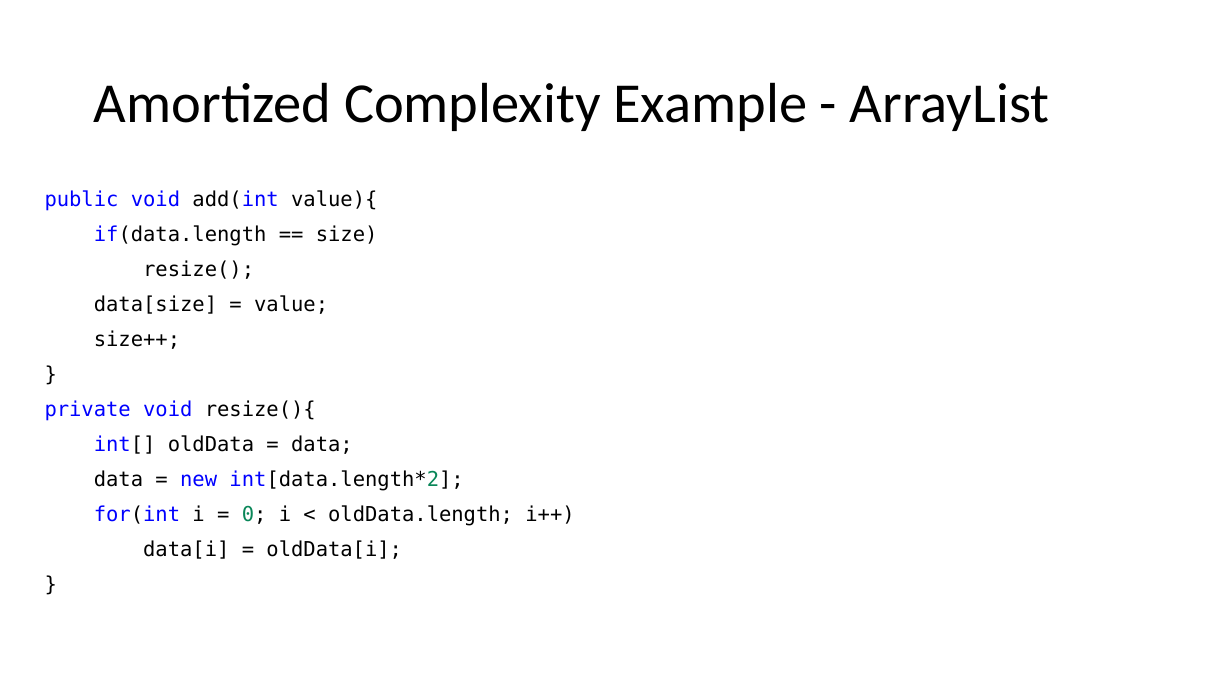
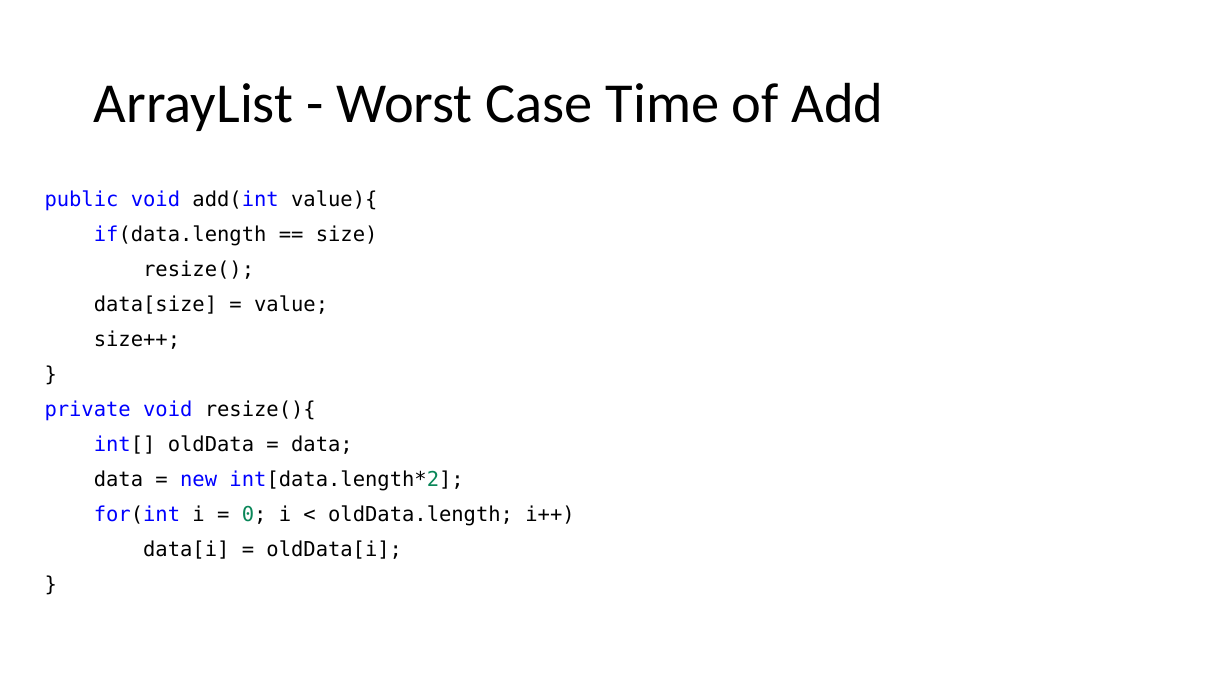
Before and after one commit to natebrunelle/cse332, a slide deck: slide 31 of markdown/files/slides/lecture2_analysis1.pptx (slide 29 before the commit). Drawn at 1232x693 pixels with LibreOffice and Linux fonts; fonts in the diff are those of the drawing; grey boxes stand for pictures. Boxes give left, top, right and bottom in pixels: in the first picture for what was removed or moved away, otherwise in the second. Text is boxed around its words. In the diff, an @@ line names an element or a change of style, - is before the commit and + after.

```diff
--- a/markdown/files/slides/lecture2_analysis1.pptx
+++ b/markdown/files/slides/lecture2_analysis1.pptx
@@ title at (x1=94, y1=82, x2=884, y2=131): text changed @@
-Amortized Complexity Example - ArrayList
+ArrayList - Worst Case Time of Add
```
Also in this commit, not shown: 10 other slides changed, 2 slides added, 4 other files.
